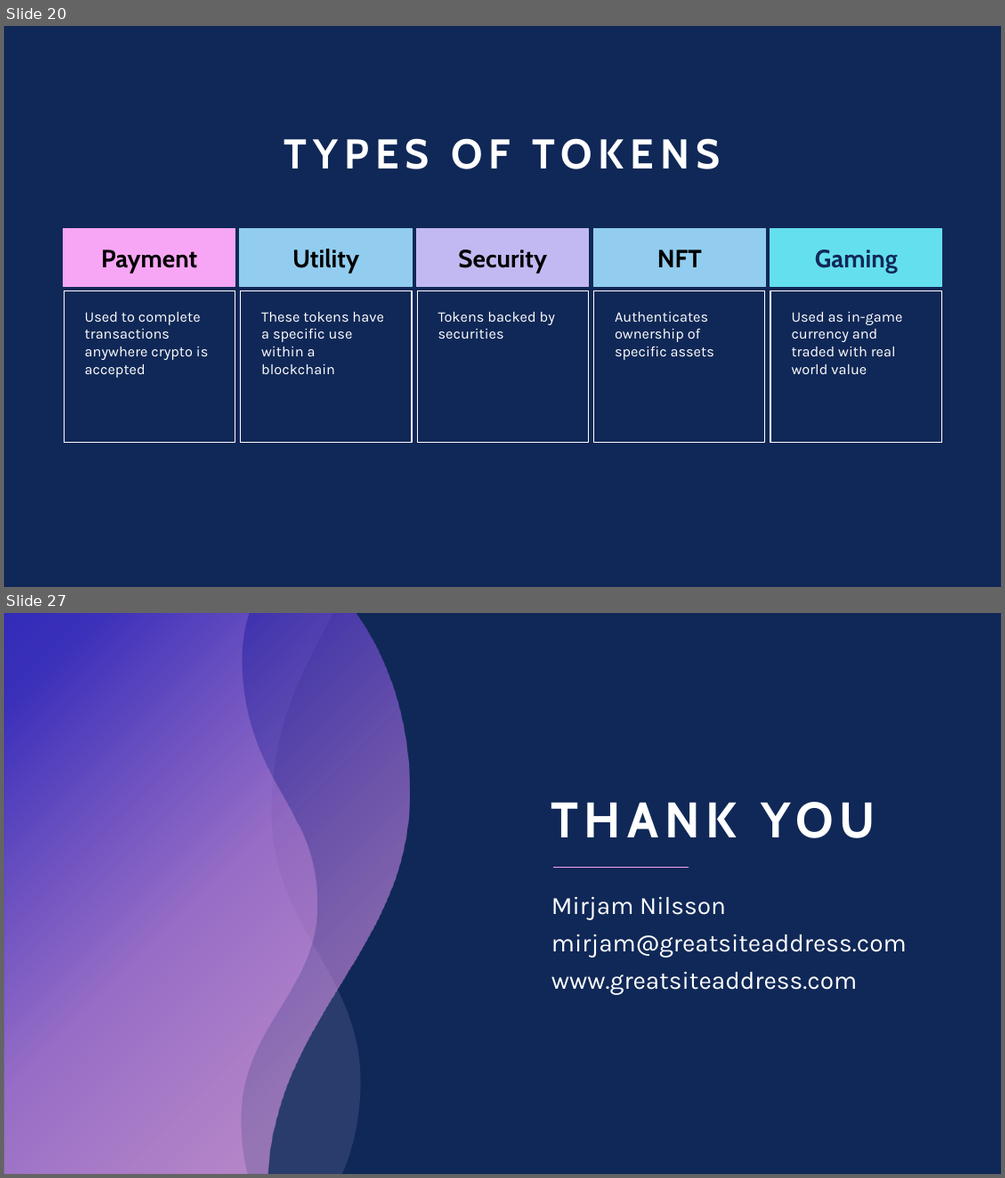
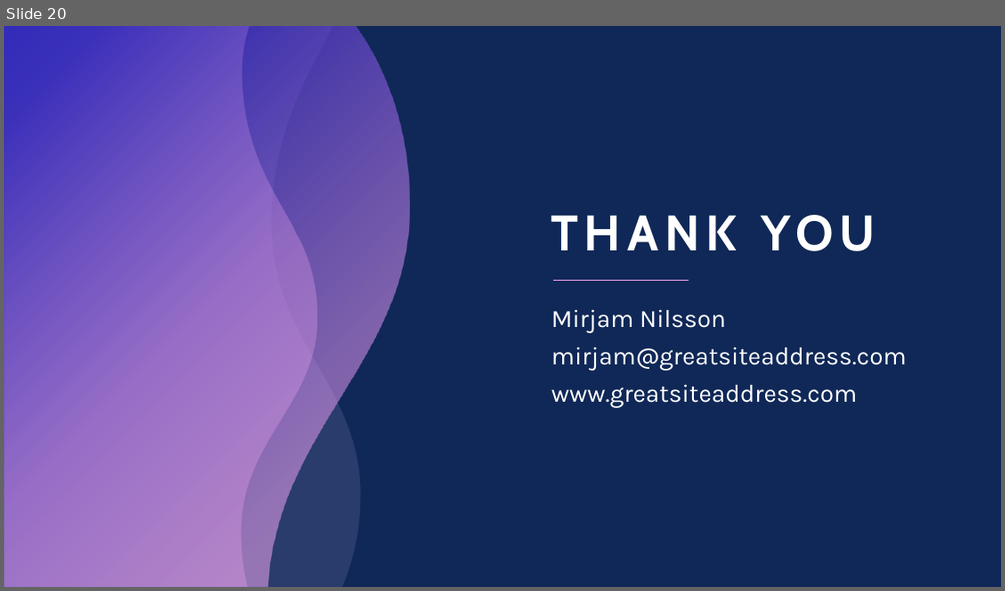
Before and after one commit to vigneshk01/Lead-Scoring-Case-Study, a slide deck: Lead Scoring Case Study.pptx. Shown one above the other, each under a label of ours: slides 20 and 27 before the commit, slide 20 after it; the slides between them are not shown. The pictures are 1005x1178 and 1005x591 pixels, drawn with LibreOffice and Linux fonts; fonts in the diff are those of the drawing. Boxes give left, top, right and bottom in pixels: in the first picture for what was removed or moved away, otherwise in the second. Text is boxed around its words. In the diff, an @@ line names an element or a change of style, - is before the commit and + after.

```diff
--- a/Lead Scoring Case Study.pptx
+++ b/Lead Scoring Case Study.pptx
@@ slide 20 removed at [4,26,1001,587], background #102857 @@
@@ title removed at [284,138,720,169] @@
-TYPES OF TOKENS
@@ text removed at [64,229,235,286] @@
-Payment
@@ text removed at [240,229,412,286] @@
-Utility
@@ text removed at [417,229,589,286] @@
-Security
@@ text removed at [593,229,765,286] @@
-NFT
@@ text removed at [770,229,942,286] @@
-Gaming
@@ text removed at [64,290,235,443] @@
-Used to complete transactions anywhere crypto is accepted
@@ text removed at [241,290,412,443] @@
-These tokens have a specific use within a blockchain
@@ text removed at [418,290,589,443] @@
-Tokens backed by securities
@@ text removed at [594,290,765,443] @@
-Authenticates ownership of specific assets
@@ text removed at [770,290,942,443] @@
-Used as in-game currency and traded with real world value
@@ what was slide 27 is now slide 20 @@
```
Also in this commit, not shown: 6 slides changed, 4 slides added, 10 other slides removed.
